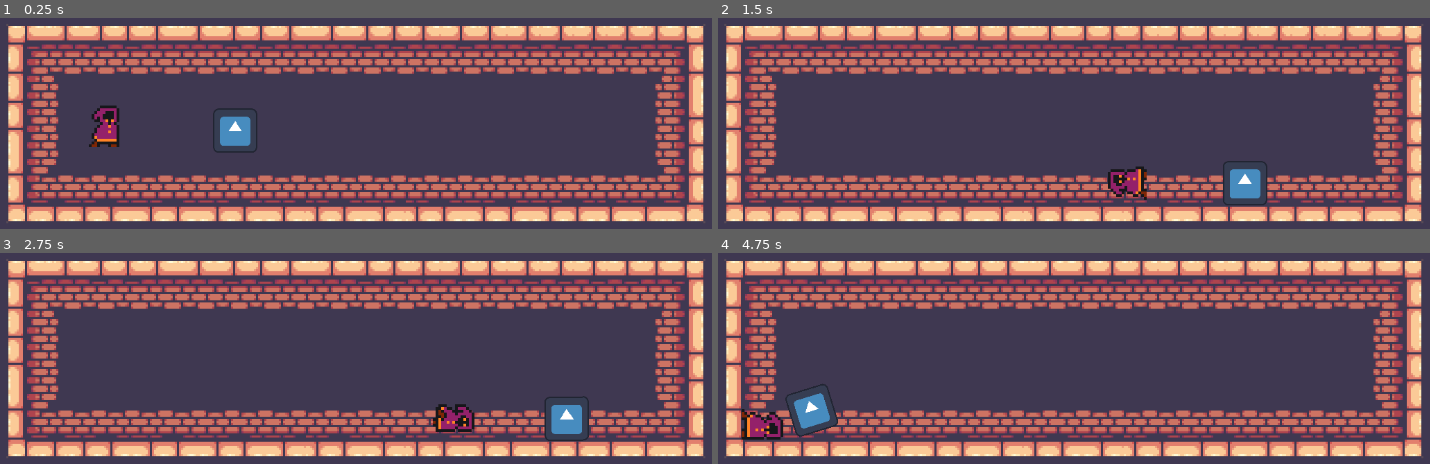
Above: before the commit, frames 1-4 (two rows, left to right).
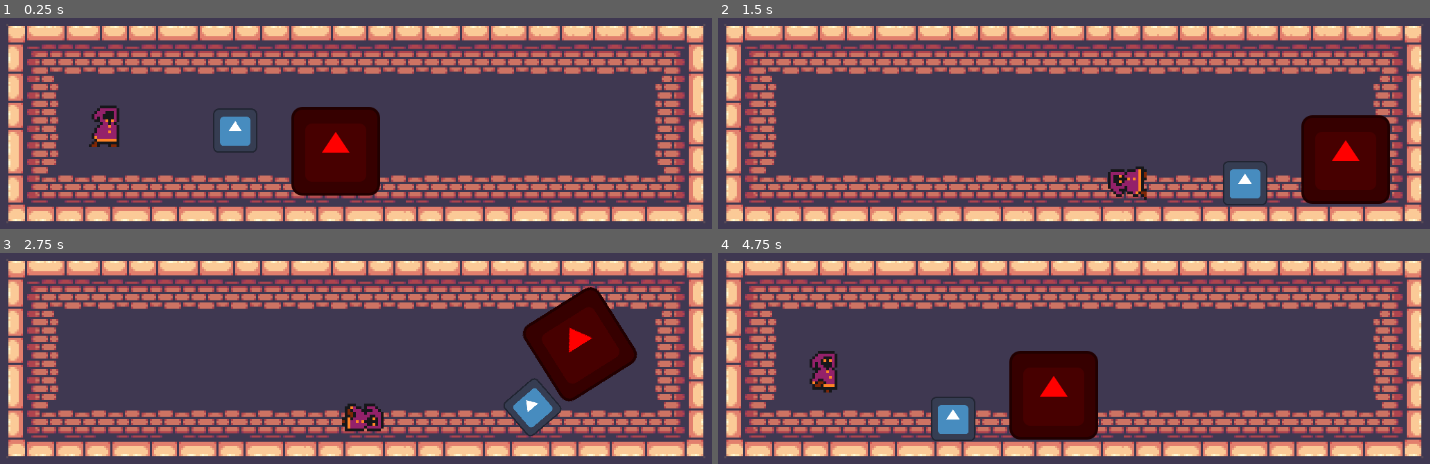
Above: after the commit, the same moments.

Repository: CristianOrmazabal/ProyectoCC5408
Game: Godot game, scene res://scenes/main.tscn
Two runs of this game, one before a commit and one after it. Both use one fixed random seed, a clock stepped at 60 frames per second and the inputs below. The engine's default icon, where the game draws it, is replaced by a stand-in: a white triangle on a blue panel in a dark square.
Inputs:
- Up to frame 1 (0.25 s): no input
- Up to frame 2 (1.5 s): tap Enter (ui_accept) at 0.5 s; hold Right (Gravity_right) from 0.53 s (still down); tap Space (jump) at 0.77 s
- Up to frame 3 (2.75 s): tap Space (jump) at 1.52 s; release Right (Gravity_right) at 2.03 s; hold Left (Gravity_left) from 2.03 s (still down)
- Up to frame 4 (4.75 s): release Left (Gravity_left) at 2.78 s; hold Right (Gravity_right) 2.78-4.28 s; tap Space (jump) at 3.02, 3.77, 4.52 s; hold Left (Gravity_left) from 4.28 s (still down)

The runs differ from the first frame. In frame 1, 5.2% of the frame differs, in the area x 40-54%, y 42-85%; in frame 2, 5.2%; in frame 3, 8.2%; in frame 4, 8.3%, in the area x 3-54%, y 46-90%.

Commit message:
condicion de perdida para el jugador: tocar enemigo reinicia el nivel implementada usando restart_zone. Kill_zone, hitbox y hurtbox a medio implementar

Diff:
--- /dev/null
+++ b/components/Hitbox.gd
@@ -0,0 +1,5 @@
+class_name Hitbox
+extends Area2D
+
+
+signal damage_dealt()
--- /dev/null
+++ b/components/Hurtbox.gd
@@ -0,0 +1,16 @@
+class_name Hurtbox
+extends Area2D
+
+
+# Called when the node enters the scene tree for the first time.
+func _ready() -> void:
+	area_entered.connect(_on_area_entered)
+
+
+# Called every frame. 'delta' is the elapsed time since the previous frame.
+func _on_area_entered(area: Area2D) -> void:
+	var hitbox = area as Hitbox
+	if hitbox:
+		if owner.has_method("take_damage"):
+			owner.take_damage()
+			hitbox.damage_dealt.emit()
--- /dev/null
+++ b/components/kill_zone.gd
@@ -0,0 +1,17 @@
+class_name KillZone
+extends Area2D
+
+
+# Called when the node enters the scene tree for the first time.
+func _ready() -> void:
+	body_entered.connect(_on_body_entered)
+
+
+func _on_body_entered(body: Node) -> void:
+	var player = body as Player
+	if player:
+		action(player)
+
+
+func action(player: Player) -> void:
+	player.die()
--- /dev/null
+++ b/components/kill_zone.tscn
@@ -0,0 +1,6 @@
+[gd_scene load_steps=2 format=3 uid="uid://qocy4mwfd8tx"]
+
+[ext_resource type="Script" path="res://components/kill_zone.gd" id="1_kjb4u"]
+
+[node name="Killzone" type="Area2D"]
+script = ExtResource("1_kjb4u")
--- /dev/null
+++ b/components/restart_zone.gd
@@ -0,0 +1,9 @@
+class_name RestartZone
+extends KillZone
+
+func _ready() -> void:
+	super._ready()
+
+func action(player: Player) -> void:
+	get_tree().reload_current_scene()
+	Gravity.set_gravity(Vector2.DOWN)
--- /dev/null
+++ b/components/restart_zone.tscn
@@ -0,0 +1,6 @@
+[gd_scene load_steps=2 format=3 uid="uid://ba2axy7ut0wqq"]
+
+[ext_resource type="Script" path="res://components/restart_zone.gd" id="1_al356"]
+
+[node name="RestartZone" type="Area2D"]
+script = ExtResource("1_al356")
--- /dev/null
+++ b/scenes/danger_movable_1.tscn
@@ -0,0 +1,27 @@
+[gd_scene load_steps=5 format=3 uid="uid://c1qot5mqq30px"]
+
+[ext_resource type="Texture2D" uid="uid://b0hnnt20btvna" path="res://icon.svg" id="1_06q4g"]
+[ext_resource type="PackedScene" uid="uid://ba2axy7ut0wqq" path="res://components/restart_zone.tscn" id="1_u8uul"]
+
+[sub_resource type="RectangleShape2D" id="RectangleShape2D_c6ul7"]
+size = Vector2(132, 134)
+
+[sub_resource type="RectangleShape2D" id="RectangleShape2D_1bfay"]
+size = Vector2(136, 136)
+
+[node name="Danger1" type="RigidBody2D"]
+can_sleep = false
+
+[node name="CollisionShape2D" type="CollisionShape2D" parent="."]
+unique_name_in_owner = true
+shape = SubResource("RectangleShape2D_c6ul7")
+debug_color = Color(0.93687, 0.231161, 0.261845, 0.42)
+
+[node name="RestartZone" parent="." instance=ExtResource("1_u8uul")]
+
+[node name="CollisionShape2D" type="CollisionShape2D" parent="RestartZone"]
+shape = SubResource("RectangleShape2D_1bfay")
+
+[node name="Icon" type="Sprite2D" parent="."]
+modulate = Color(1, 0, 0, 1)
+texture = ExtResource("1_06q4g")
--- a/scenes/main.tscn
+++ b/scenes/main.tscn
@@ -1,7 +1,8 @@
-[gd_scene load_steps=3 format=3 uid="uid://bo1e83u14ey1b"]
+[gd_scene load_steps=4 format=3 uid="uid://bo1e83u14ey1b"]
 
 [ext_resource type="PackedScene" uid="uid://ckmyjhy7uy5vx" path="res://scenes/mapa.tscn" id="1_ylihd"]
 [ext_resource type="PackedScene" uid="uid://cek335pskom17" path="res://characters/Player.tscn" id="2_b52db"]
+[ext_resource type="PackedScene" uid="uid://c1qot5mqq30px" path="res://scenes/danger_movable_1.tscn" id="3_7ib2i"]
 
 [node name="main" type="Node2D"]
 
@@ -9,3 +10,6 @@
 
 [node name="Node2D" parent="." instance=ExtResource("2_b52db")]
 position = Vector2(191, 257)
+
+[node name="Danger1" parent="." instance=ExtResource("3_7ib2i")]
+position = Vector2(523, 300)
--- /dev/null
+++ b/scenes/test_perdida.tscn
@@ -0,0 +1,11 @@
+[gd_scene load_steps=3 format=3 uid="uid://c4c54mbl21clx"]
+
+[ext_resource type="PackedScene" uid="uid://ckmyjhy7uy5vx" path="res://scenes/mapa.tscn" id="1_3wtxf"]
+[ext_resource type="PackedScene" uid="uid://c1qot5mqq30px" path="res://scenes/danger_movable_1.tscn" id="2_tiolc"]
+
+[node name="TestPerdida" type="Node2D"]
+
+[node name="mapa" parent="." instance=ExtResource("1_3wtxf")]
+
+[node name="Danger1" parent="." instance=ExtResource("2_tiolc")]
+position = Vector2(543, 308)
